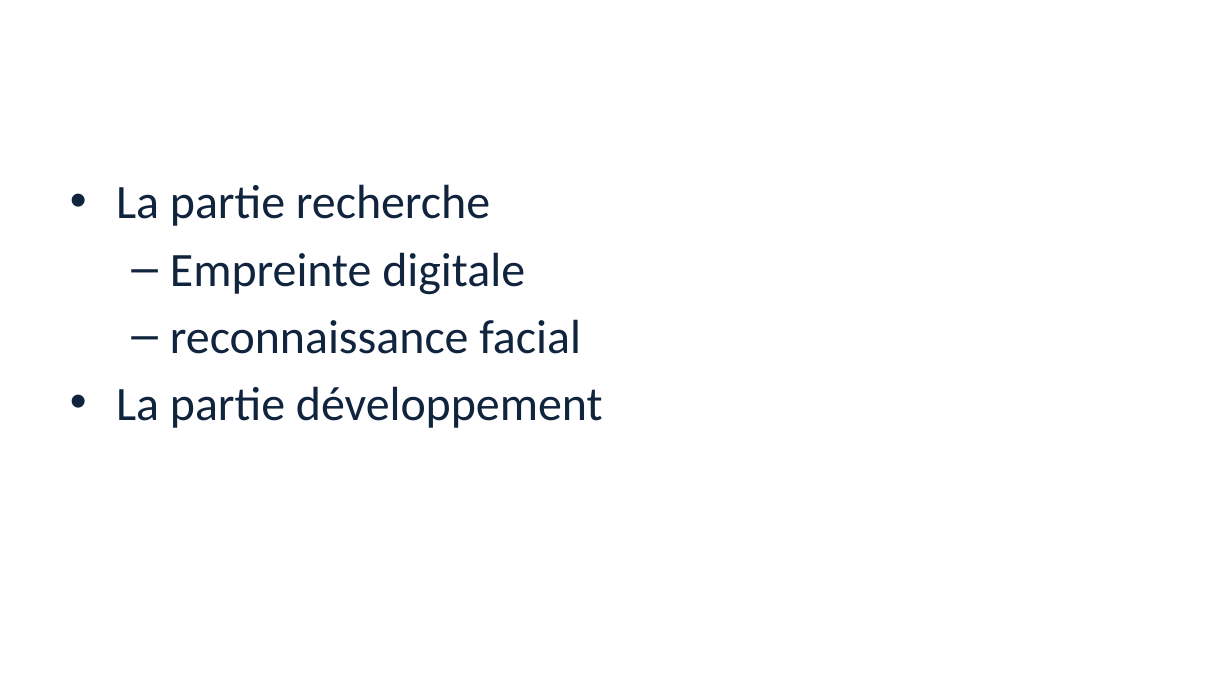
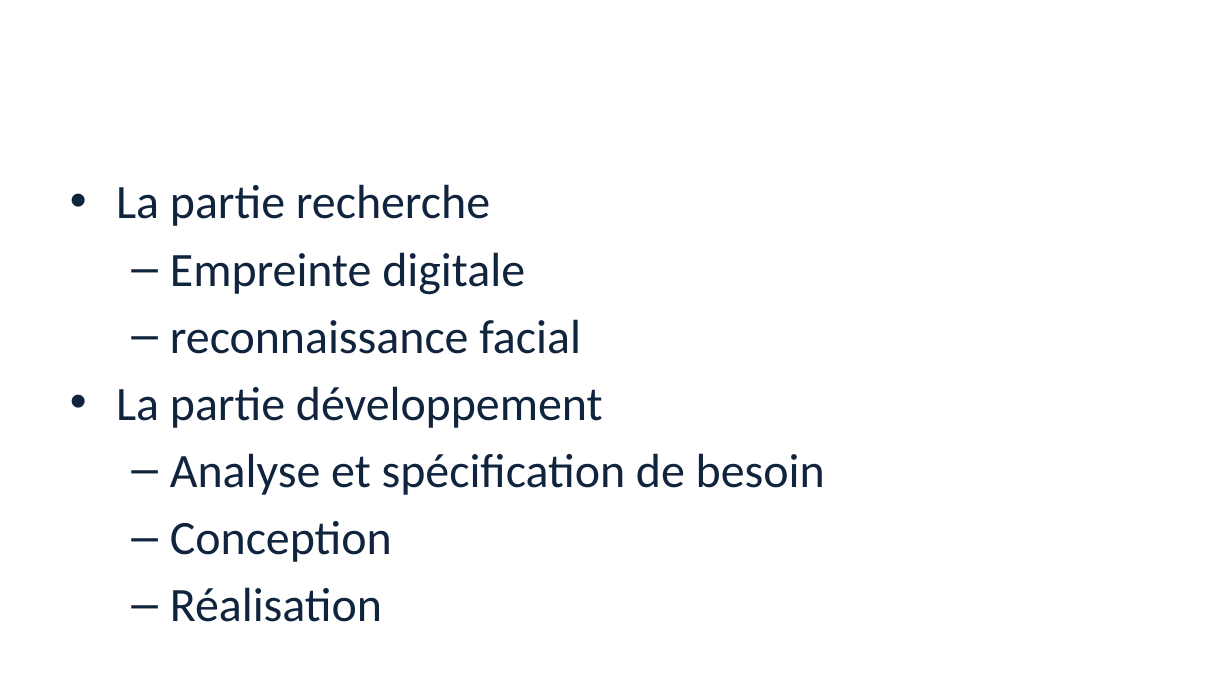
Before and after one commit to HabibAroua/Criminel_dep, a slide deck: slide 3 of documentation/presentation.pptx. Drawn at 1232x693 pixels with LibreOffice and Linux fonts; fonts in the diff are those of the drawing; background and template pictures are left out. Boxes give left, top, right and bottom in pixels: in the first picture for what was removed or moved away, otherwise in the second. Text is boxed around its words. In the diff, an @@ line names an element or a change of style, - is before the commit and + after.

```diff
--- a/documentation/presentation.pptx
+++ b/documentation/presentation.pptx
@@ text at <box>170,453,825,622</box>: paragraphs added @@
+  – Analyse et spécification de besoin
+  – Conception
+  – Réalisation
```
